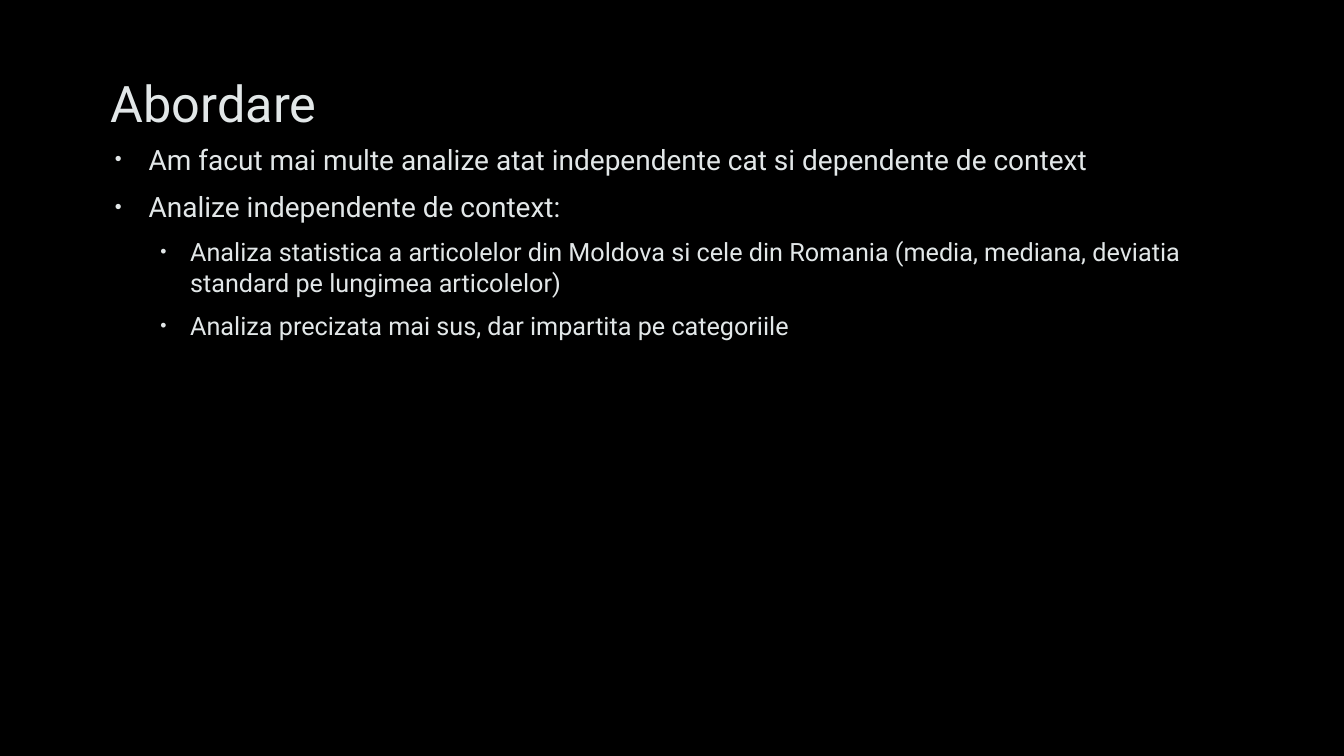
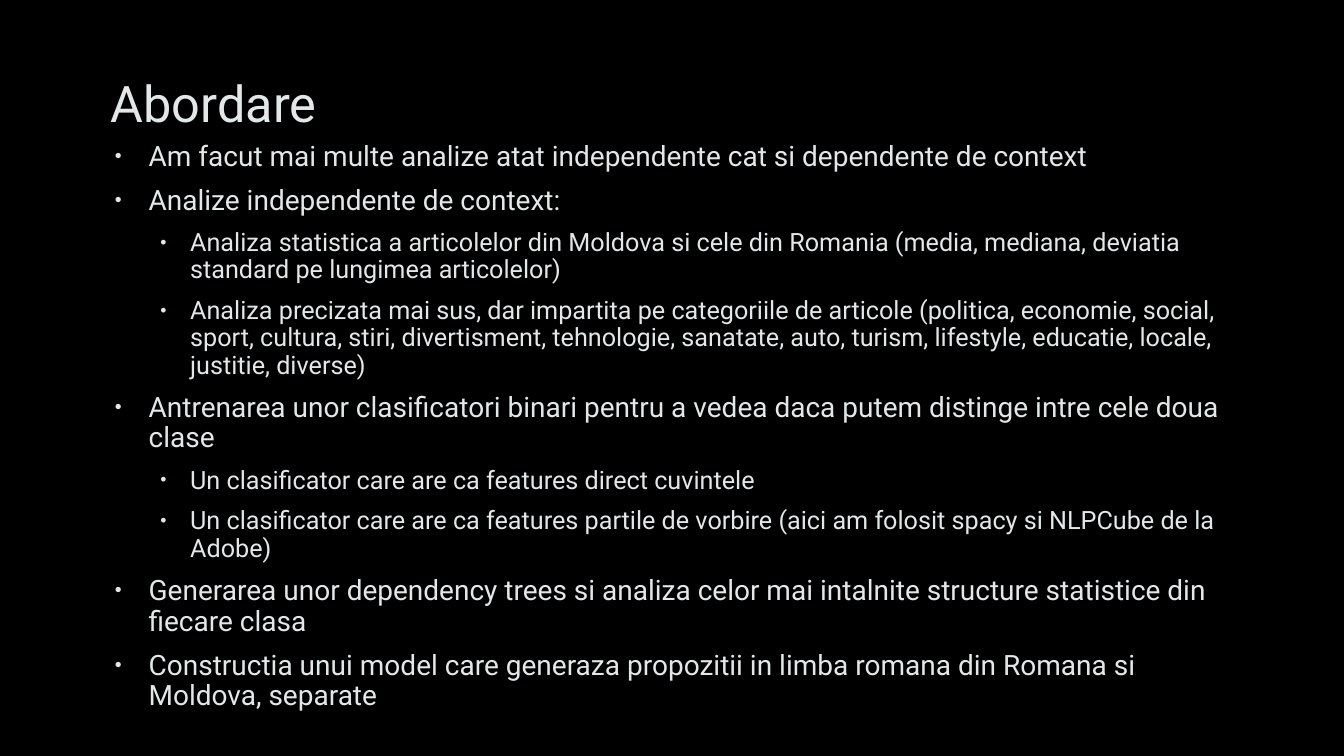
Before and after one commit to AlexTindeche/Romanian-Language-Study_Romania-Moldova, a slide deck: slide 2 of Presentation.pptx. Drawn at 1344x756 pixels with LibreOffice and Linux fonts; fonts in the diff are those of the drawing; background and template pictures are left out. Boxes give left, top, right and bottom in pixels: in the first picture for what was removed or moved away, otherwise in the second. Text is boxed around its words. In the diff, an @@ line names an element or a change of style, - is before the commit and + after.

```diff
--- a/Presentation.pptx
+++ b/Presentation.pptx
@@ text at box(149, 144, 1179, 284): line spacing 1 to 0.9 @@
@@ text at box(149, 299, 1218, 711): text changed @@
-  • Analiza precizata mai sus, dar impartita pe categoriile
+  • Analiza precizata mai sus, dar impartita pe categoriile de articole (politica, economie, social, sport, cultura, stiri, divertisment, tehnologie, sanatate, auto, turism, lifestyle, educatie, locale, justitie, diverse)
+• Antrenarea unor clasificatori binari pentru a vedea daca putem distinge intre cele doua clase
+  • Un clasificator care are ca features direct cuvintele
+  • Un clasificator care are ca features partile de vorbire (aici am folosit spacy si NLPCube de la Adobe)
+• Generarea unor dependency trees si analiza celor mai intalnite structure statistice din fiecare clasa
+• Constructia unui model care generaza propozitii in limba romana din Romana si Moldova, separate
```
Also in this commit, not shown: 8 slides added, 3 other files.
